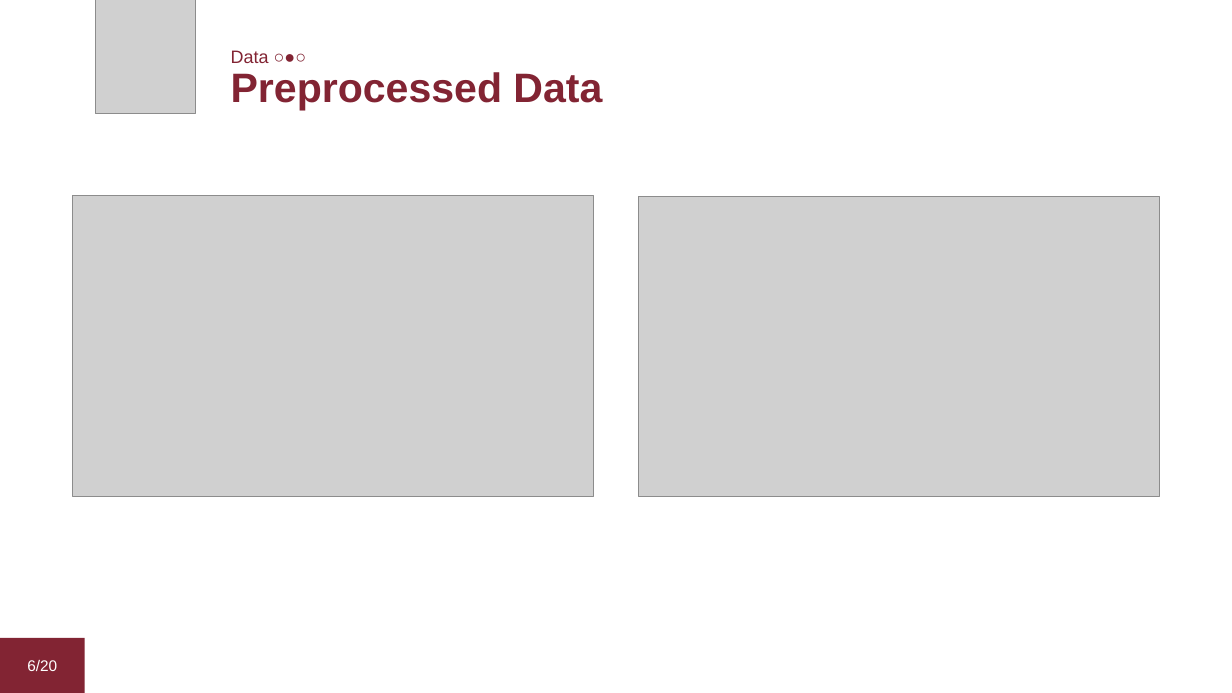
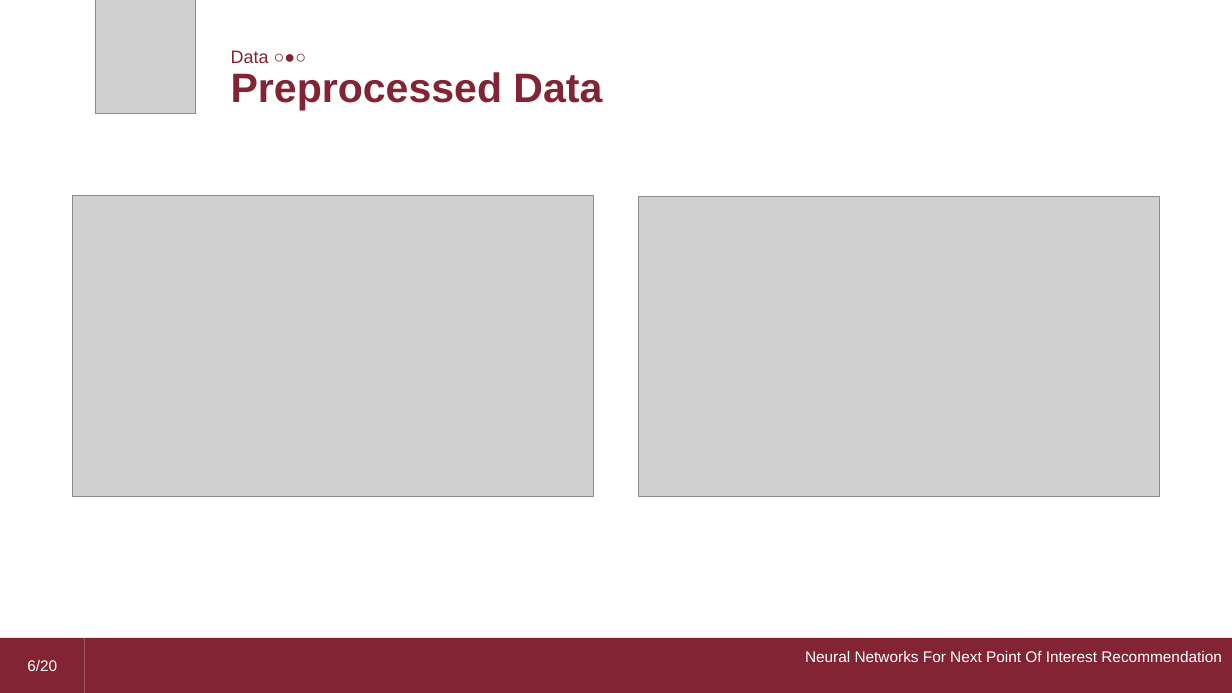
Before and after one commit to dario-loi/foursquare, a slide deck: slide 6 of presentation.pptm. Drawn at 1232x693 pixels with LibreOffice and Linux fonts; fonts in the diff are those of the drawing; grey boxes stand for pictures. Boxes give left, top, right and bottom in pixels: in the first picture for what was removed or moved away, otherwise in the second. Text is boxed around its words. In the diff, an @@ line names an element or a change of style, - is before the commit and + after.

```diff
--- a/presentation.pptm
+++ b/presentation.pptm
@@ rectangle added at (85,638,1232,693), fill #822433, 12 pt, text #FFFFFF @@
+Neural Networks For Next Point Of Interest Recommendation
```
Also in this commit, not shown: 14 other slides changed, 3 slides added, 1 slide removed.
